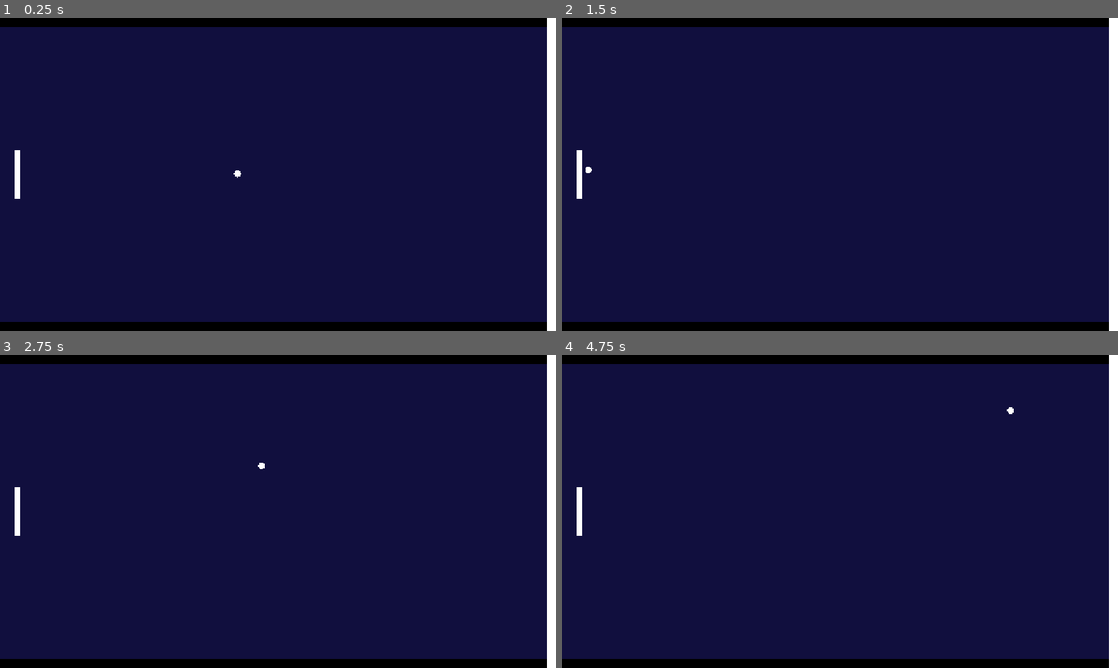
Above: before the commit, frames 1-4 (two rows, left to right).
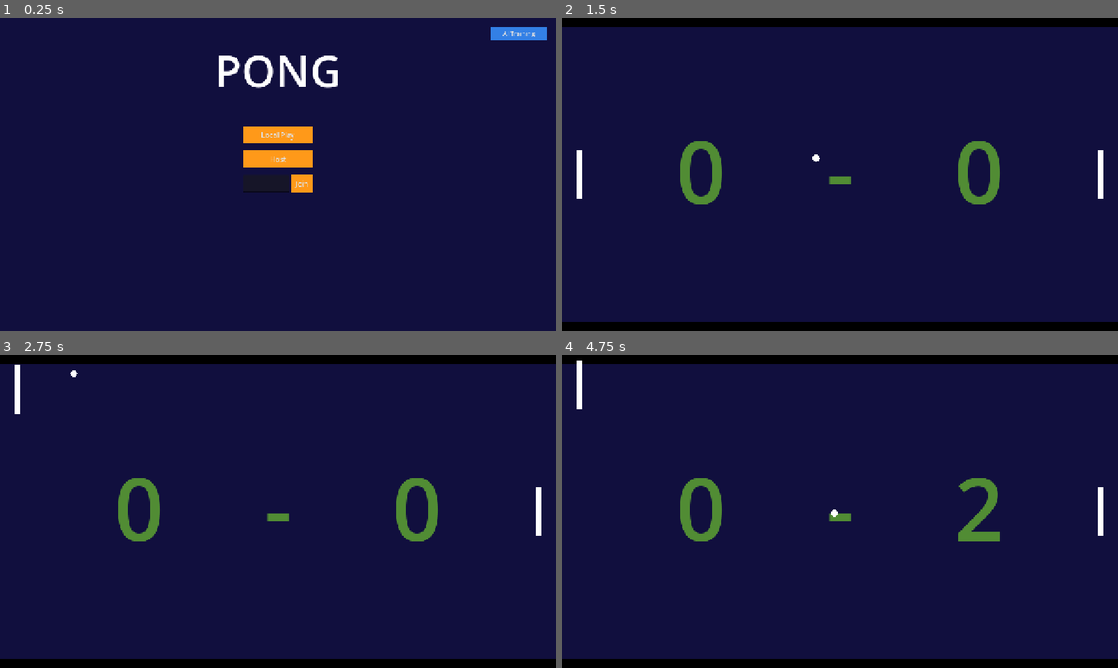
Above: after the commit, the same moments.

Repository: jmmd2002/GodotPong
Game: Godot game, scene res://UI/main_menu/main_menu.tscn
Same seed, same stepped clock (60 frames per second), same inputs: the game is played once before the commit and once after it. Before the commit the project starts from res://UI/ai_training/coach_training.tscn.
Inputs (mouse positions are in pixels of both pictures, inside the frame that each line leads up to):
- Up to frame 1 (0.25 s): no input
- Up to frame 2 (1.5 s): click (840, 133) at 0.5 s, where only the run after the commit has a clickable "Local Play"; click (840, 293) at 1.25 s, where only the run after the commit has a clickable "Play"
- Up to frame 3 (2.75 s): move the mouse to (400, 495) at 2.02 s; hold W (move_up_A) from 2.03 s (still down); click (400, 495) at 2.17 s
- Up to frame 4 (4.75 s): move the mouse to (728, 527) at 2.77 s; release W (move_up_A) at 2.78 s; hold S (move_down_A) 2.78-3.53 s; move the mouse to (895, 442) at 3.52 s; hold W (move_up_A) from 3.53 s (still down); move the mouse to (812, 574) at 4.27 s; click (812, 574) at 4.42 s

The runs differ from the first frame. In frame 1, 11% of the frame differs, in the area x 0-100%, y 0-100%; in frame 2, 3.5%; in frame 3, 3.8%; in frame 4, 3.7%.

Commit message:
Paddle clamps out of wall

Diff:
--- a/godot_files/game/paddle/paddle_base.gd
+++ b/godot_files/game/paddle/paddle_base.gd
@@ -56,11 +56,15 @@
 func handle_collisions() -> void:
 	var wall: Node = check_wall_collision()
 	if wall:
+		var paddle_rect: Rect2 = Utils.get_global_rect($CollisionShape2D)
+		var wall_rect: Rect2 = Utils.get_global_rect(wall.get_node("CollisionShape2D"))
 		if wall.position.y > position.y and velocity.y > 0:
 			velocity.y = 0
+			position.y -= paddle_rect.end.y - wall_rect.position.y
 			return
 		if wall.position.y < position.y and velocity.y < 0:
 			velocity.y = 0
+			position.y += wall_rect.end.y - paddle_rect.position.y
 			return
 
 func check_wall_collision() -> Node:
--- a/godot_files/project.godot
+++ b/godot_files/project.godot
@@ -11,7 +11,7 @@
 [application]
 
 config/name="Pong"
-run/main_scene="uid://cijla3bhj7w8i"
+run/main_scene="uid://lxovn2ngwhxs"
 config/features=PackedStringArray("4.6", "Forward Plus")
 run/load_shell_environment=true
 config/icon="res://icon.svg"
